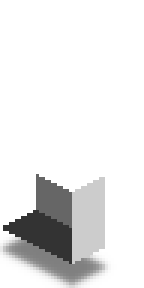
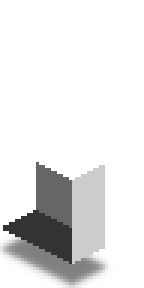
The second 144px x 288px image is a revision of the first. Changes to its layers:
painted on "Cover" over [left=36, top=162, right=105, bottom=192]
painted on "Front" over [left=72, top=165, right=105, bottom=192]
painted on "Side" over [left=36, top=162, right=105, bottom=171]
